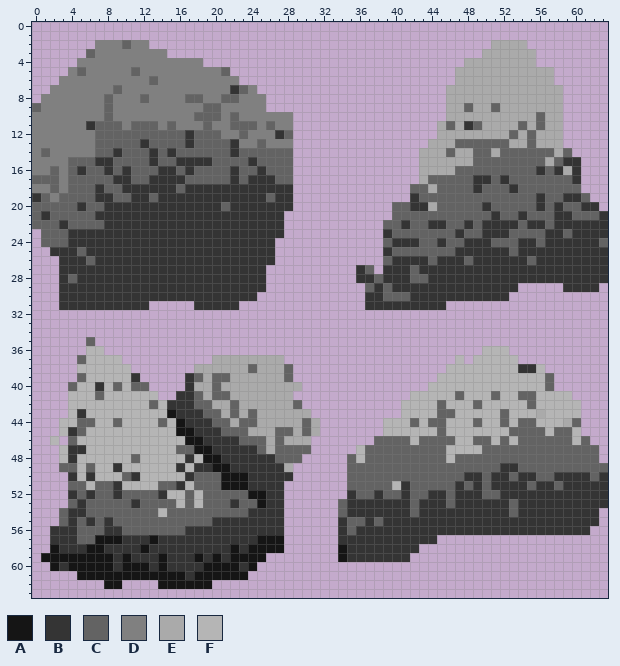
One commit to this pixel-art sprite: assets/images/Rockset_huge.png. This is how it looked before the edit.
The file is 64x64 pixels.
Palette (. is transparent): A #151515  B #343434  C #636363  D #808080  E #aaaaaa  F #b5b5b5
Pixels before (only the part around the change), first column x 0:
 0 ................................................................
 1 ................................................................
 2 .......DDDCDD......................................EEEE.........
 3 ......CDDDDDDDD...................................EEEEEE........
 4 .....DDDDDDDDDDDDDD.............................EEEEEEEE........
 5 ....DCDDDDDCDDDDDDDDDC.........................EEEEEEEEEEE......
 6 ...DDDDDDDDDDCDDDDDDDDD........................EEEEEEEEEEE......
 7 ..DDDDDDDCDDDDDDDDDDDDBCD.....................EEEEEEEEEEEEE.....
 8 .DDDDDDDCDDDCDDDDCCDDCCDDD....................EEEEEEEEEEEEE.....
 9 CDDDDDDDCDDDDDDDDDDCCDDDDD....................EECEECEEEEEEE.....
10 DDDDDDDDCDDDDDDDDDCCCDCDDDDDD.................EEEEEEEEEECEE.....
11 DDDDDDBCCCDCCCDCDDDCDDCCCDCDD................ECEBCEEEECECEE.....
12 DDDDDDDCCCCCCCCCCBCCCDDCDDDBC................EEEEEEEECECEEE.....
13 DDDDDDDCCCCCBCCCCBCCCCBDDCDDD...............EEECCCCCCEECEEE.....
14 DCDDDDDCCBCCCBCBCCCCCCBCCCCCC..............EEECEECCECCCCCCEC....
15 DDDDCCCBBCCCCBCCBBBBCCCCBCCCC..............EEEEEECCCCCCCCECBB...
16 DDCDCBCCBCBCCCBBCBCCCCBCCBCCC..............EEEECCCCCCCCCBCBEB...
17 CCCDCCCCCBBCCBBBBCCCCCBCBBBCC..............ECCCCCBBCBCCCCCCCB...
18 DDCDCCCBCCBBBBBBCBBBBBBBBBBBB.............CCECCCCBCCCBCCCCCCC...
19 BCDCCCCBBCCBBCBBBBBBBBBBBBCBB.............BCCCCCCCCCCCCCBCCBBC..
20 CCCCCBCCBBBBBBBBBBBBBCBBBBBBB...........CCBBECCCCCBCCCCCBCBCCBB.
21 CBCCCCCBBBBBBBBBBBBBBBBBBBBB............CCCCCCCCCCCBCCBCCCBBCCCB
22 CCCBCCCCBBBBBBBBBBBBBBBBBBBB...........CCBCCBBCCBCBBBBCBBCBBBBBB
23 .CCCBBBBBBBBBBBBBBBBBBBBBBBB...........BCCCCCCCBCCBBBCCCCBBCBBBB
24 .CCCBBBBBBBBBBBBBBBBBBBBBBB............CBBBCCBCCBBBCCCBBCBBBBBBC
25 ..BBBCBBBBBBBBBBBBBBBBBBBBB............BCCCCCCCBBBBBBCBBBBBBBBBB
26 ...BBBCBBBBBBBBBBBBBBBBBBBB............CBBBBCBBBCBBBBBBCBBBBBBBB
27 ...BBBBBBBBBBBBBBBBBBBBBBB..........BC.BBBCBBBBBBBBBBBBBBBBBBBBB
28 ...BCBBBBBBBBBBBBBBBBBBBBB..........BBCBBBCCBBBBBBBBBBBBBBBBBBBB
29 ...BBBBBBBBBBBBBBBBBBBBBBB...........CBCBBBBBBBBBBBBBB.....BBBB.
30 ...BBBBBBBBBBBBBBBBBBBBBB............BBCCCBBBBBBBBBBB...........
31 ...BBBBBBBBBB.....BBBBB..............BBBBBBBBB..................
32 ................................................................
33 ................................................................
34 ................................................................
35 ......C.........................................................
36 ......FF..........................................FFF...........
37 .....CFFFF..........EEEEEEEE...................F.FFFFF..........
38 .....FFFFFF.......EEEEEECEEEC.................FFFFFFFFBBF.......
39 .....CFFFFFB.....BCECCEEEEEEC................FFFFFFFFFFFFC......
40 ....CFFBFCFCC....BEECEEEEEEEEE..............FFFFFFFFFFFFFC......
41 ....FFFCFFFFFF..BBCECCEEEEEEE.............FFFFFCFFFCFFCCFFFF....
42 ....FFFFFFFFFCFBBBCCEECEEEEEEC...........FFFFCFFFCFFFFFCFFFFF...
43 ....FBFFFFFFFFFABBBCCECECEEEEEE..........FFFFCCFFFFFCFFFEFFFF...
44 ...FFCCFFCFFFFCFABBBCCECCEEEEECE.......FFFCFCCFFFCFFCFCCFFFEC...
45 ...FBCFFFFFFFFFFAABBBCCCEEECCECE.......FFFFFFCFFFFFFFCCCCFCCF...
46 ..F.CFFFFFFFFFFFFAABBBBCCCECEEE.......CCCCFCCCCFFCCFCFCCCCCCFC..
47 ...FBBFFFFFFFFFFCCAABBBBBCECCCC.....FCCCCCCCCCFFFFCCCCCCCCCCCCC.
48 ...FBFFFFFFCFFFFFBFAABBBBBBCCC.....CFCCCCCCCCCFCCCCCCCCCCCCCCCC.
49 ...CCFCFFBFFFFFFBFBBAABBBBBBE......CCCCCCCCCCCCCCCCCBBCCCCCCCCCC
50 ....BFBFFFCBFFFFFBCCCAAABBBBB......CCCCCCCCCCCCCBBCBBCBBCCBBBBCB
51 ....CCFCCBFFFFCCBFCCCAAABBBB.......CCCCCFBCCCCCBCBCBBBBCBBCBBBBB
52 ....BCBCCBCCCCBFFCFCCCCCAABB.......BCCBCCBCCBBCBBBCCBBBBBBBBBBBB
53 ....CBCCCCCBCCCCFCFCCCBCCABB......CBBBBBBBCBBBCBBBBBBCBBBBBBBBBB
54 ...CBBCCCCCCCCFCCCCCCCCCBBBB......CBBBBBBBCBBBBBBBBBBCBBBBBBBBB.
55 ...CBCBCBCCCCCCCCCCCBBBBBBBB......BCCBCBBBBBBBBBBBBBBBBBBBBBBBB.
56 ..BBBCCCBBCCCCCCCBBBBBBBBBBB......BCBBBBBBBBBBBBBBBBBBBBBBBBBB..
57 ..BBBCCAAABBBABBBBBBBBBBBAAA......BBBBBBBBBBB...................
58 ..ABBBAABBBBABBBBBBBBBABAAAA......ABBBBBBBB.....................
59 .AAAAAAAABABBBABBBABABAAAA........ABBBBBBB......................
60 ..ABAAAAABAAABABBBBAAAABA.......................................
61 .....AAAAAAAAAAAABAAAAAA........................................
62 ........AA....AAAAAA............................................
63 ................................................................
After:
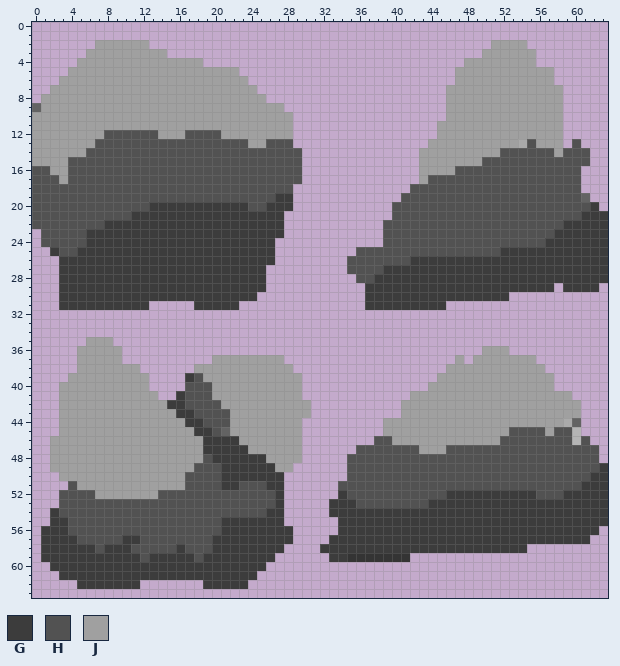
Colours new in this view: G #3c3c3c  H #525252  J #a0a0a0
From old to new:
Changed rows in their new state; - is an unchanged pixel.
first column x 0:
 2 -------JJJJJJ--------------------------------------JJJJ---------
 3 ------JJJJJJJJJ-----------------------------------JJJJJJ--------
 4 -----JJJJJJJJJJJJJJ-----------------------------JJJJJJJJ--------
 5 ----JJJJJJJJJJJJJJJJJJJ------------------------JJJJJJJJJJJ------
 6 ---JJJJJJJJJJJJJJJJJJJJJ-----------------------JJJJJJJJJJJ------
 7 --JJJJJJJJJJJJJJJJJJJJJJJ---------------------JJJJJJJJJJJJJ-----
 8 -JJJJJJJJJJJJJJJJJJJJJJJJJ--------------------JJJJJJJJJJJJJ-----
 9 -JJJJJJJJJJJJJJJJJJJJJJJJJJJ------------------JJJJJJJJJJJJJ-----
10 JJJJJJJJJJJJJJJJJJJJJJJJJJJJJ-----------------JJJJJJJJJJJJJ-----
11 JJJJJJJJJJJJJJJJJJJJJJJJJJJJJ----------------JJJJJJJJJJJJJJ-----
12 JJJJJJJJHHHHHHJJJHHHHJJJJJJJJ----------------JJJJJJJJJJJJJJ-----
13 JJJJJJJHHHHHHHHHHHHHHHHHJJHHH---------------JJJJJJJJJJ-HJJJ-H---
14 JJJJJJHHHHHHHHHHHHHHHHHHHHHHHH-------------JJJJJJJJJHHHHHHJHHH--
15 JJJJHHHHHHHHHHHHHHHHHHHHHHHHHH-------------JJJJJJJHHHHHHHHHHHH--
16 HHJJHHHHHHHHHHHHHHHHHHHHHHHHHH-------------JJJJHHHHHHHHHHHHHH---
17 HHHJHHHHHHHHHHHHHHHHHHHHHHHHHH-------------JHHHHHHHHHHHHHHHHH---
18 HHHHHHHHHHHHHHHHHHHHHHHHHHHHH-------------HHHHHHHHHHHHHHHHHHH---
19 HHHHHHHHHHHHHHHHHHHHHHHHHHHGG------------HHHHHHHHHHHHHHHHHHHH---
20 HHHHHHHHHHHHHGGGGGGGGGGGHHGGG-----------HHHHHHHHHHHHHHHHHHHHHHG-
21 HHHHHHHHHHHGGGGGGGGGGGGGGGGG------------HHHHHHHHHHHHHHHHHHHHHGGG
22 HHHHHHHHGGGGGGGGGGGGGGGGGGGG-----------HHHHHHHHHHHHHHHHHHHHGGGGG
23 -HHHHHGGGGGGGGGGGGGGGGGGGGGG-----------HHHHHHHHHHHHHHHHHHHGGGGGG
24 -HHHHHGGGGGGGGGGGGGGGGGGGGG------------HHHHHHHHHHHHHHHHHHGGGGGGG
25 --GHHGGGGGGGGGGGGGGGGGGGGGG---------HHHHHHHHHHHHHHHHGGGGGGGGGGGG
26 ---GGGGGGGGGGGGGGGGGGGGGGGG--------HHHHHHHGGGGGGGGGGGGGGGGGGGGGG
27 ---GGGGGGGGGGGGGGGGGGGGGGG---------HHHHGGGGGGGGGGGGGGGGGGGGGGGGG
28 ---GGGGGGGGGGGGGGGGGGGGGGG----------HHGGGGGGGGGGGGGGGGGGGGGGGGGG
29 ---GGGGGGGGGGGGGGGGGGGGGGG-----------GGGGGGGGGGGGGGGGGGGGG-GGGG-
30 ---GGGGGGGGGGGGGGGGGGGGGG------------GGGGGGGGGGGGGGGG-----------
31 ---GGGGGGGGGG-----GGGGG--------------GGGGGGGGG------------------
first column x 1:
35 -----JJJ-------------------------------------------------------
36 ----JJJJJ----------------------------------------JJJ-----------
37 ----JJJJJ----------JJJJJJJJ-------------------J-JJJJJJJ--------
38 ----JJJJJJJ------JJJJJJJJJJJ-----------------JJJJJJJJJJJ-------
39 ---JJJJJJJJJ----GHJJJJJJJJJJJ---------------JJJJJJJJJJJJJ------
40 --JJJJJJJJJJ----HHHJJJJJJJJJJ--------------JJJJJJJJJJJJJJ------
41 --JJJJJJJJJJJ--GHHHJJJJJJJJJJ------------JJJJJJJJJJJJJJJJJJ----
42 --JJJJJJJJJJJJGGHHHHJJJJJJJJJJ----------JJJJJJJJJJJJJJJJJJJJ---
43 --JJJJJJJJJJJJJGGHHHHJJJJJJJJJ----------JJJJJJJJJJJJJJJJJJJJ---
44 --JJJJJJJJJJJJJJGGHHHJJJJJJJJ..-------JJJJJJJJJJJJJJJJJJJJ-----
45 --JJJJJJJJJJJJJJJGGH-JJJJJJJJ..-------JJJJJJJJJJJJJJHHHHJHH----
46 -JJJJJJJJJJJJJJJJJGGGGJJJJJJJ.-------HHJJJJJJJJJJJJHHHHHHHH-H--
47 -JJJJJJJJJJJJJJJJJGGGGGJJJJJJ.-----HHHHHHHJJJHHHHHHHHHHHHHHHHH-
48 -JJJJJJJJJJJJJJJJJHGGGGGGJJJJ-----HHHHHHHHHHHHHHHHHHHHHHHHHHHH-
49 -JJJJJJJJJJJJJJJJHHHGGGGGGJJ------HHHHHHHHHHHHHHHHHHHHHHHHHHHHG
50 --JJJJJJJJJJJJJJHHHHGGGGGGG.------HHHHHHHHHHHHHHHHHHHHHHHHHHHGG
51 ---HJJJJJJJJJJJJHHHHGGHHHGG------HHHHHHHHHHHHHHHHHHHHHHHHHHHGGG
52 --HHHHJJJJJJJHHHHHHHHHHHHHG------GHHHHHHHHHHHGGGGGGGGGGHHHGGGGG
53 --HHHHHHHHHHHHHHHHHHHHHHHHG-----GGGHHHHHHHHGGGGGGGGGGGGGGGGGGGG
54 -GHHHHHHHHHHHHHHHHHHHHHHHGG-----GGGGGGGGGGGGGGGGGGGGGGGGGGGGGGG
55 -GGHHHHHHHHHHHHHHHHHGGGGGGG------GGGGGGGGGGGGGGGGGGGGGGGGGGGGGG
56 GGGHHHHHHHHHHHHHHHHHGGGGGGGG-----GGGGGGGGGGGGGGGGGGGGGGGGGGGGG-
57 GGGGHHHHHGGHHHHHHHHGGGGGGGGG----GGGGGGGGGGGGGGGGGGGGGGGGGGGGG--
58 GGGGGGHGGGHHHHHGHHHGGGGGGGG----GGGGGGGGGGGGGGGGGGGGGGG---------
59 GGGGGGGGGGGHGGGGGHGGGGGGGG------GG-----------------------------
60 -GGGGGGGGGGGGGGGGGGGGGGGG--------------------------------------
61 --GGGGGGGGGGGGGGGGGGGGGG---------------------------------------
62 ----GGGGGGG--.....GGGGG----------------------------------------
Changed places in both pictures, as pixel boxes (x1, y1, x2, y2):
changed: (32, 40, 608, 589)
